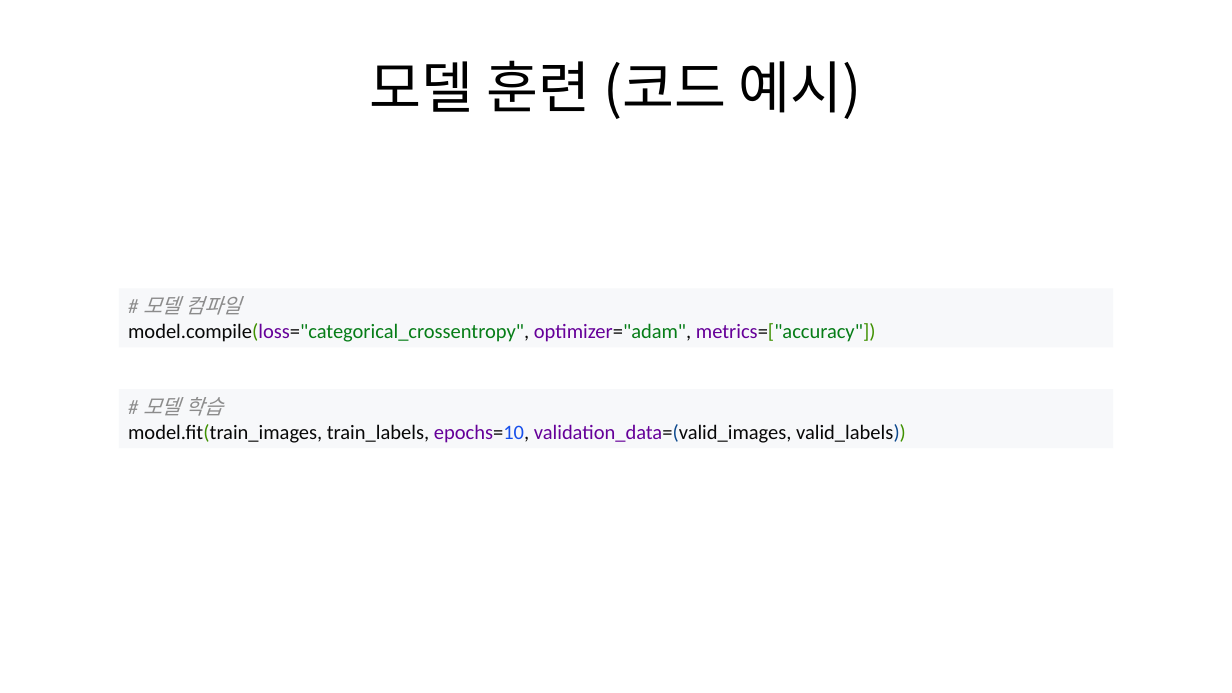
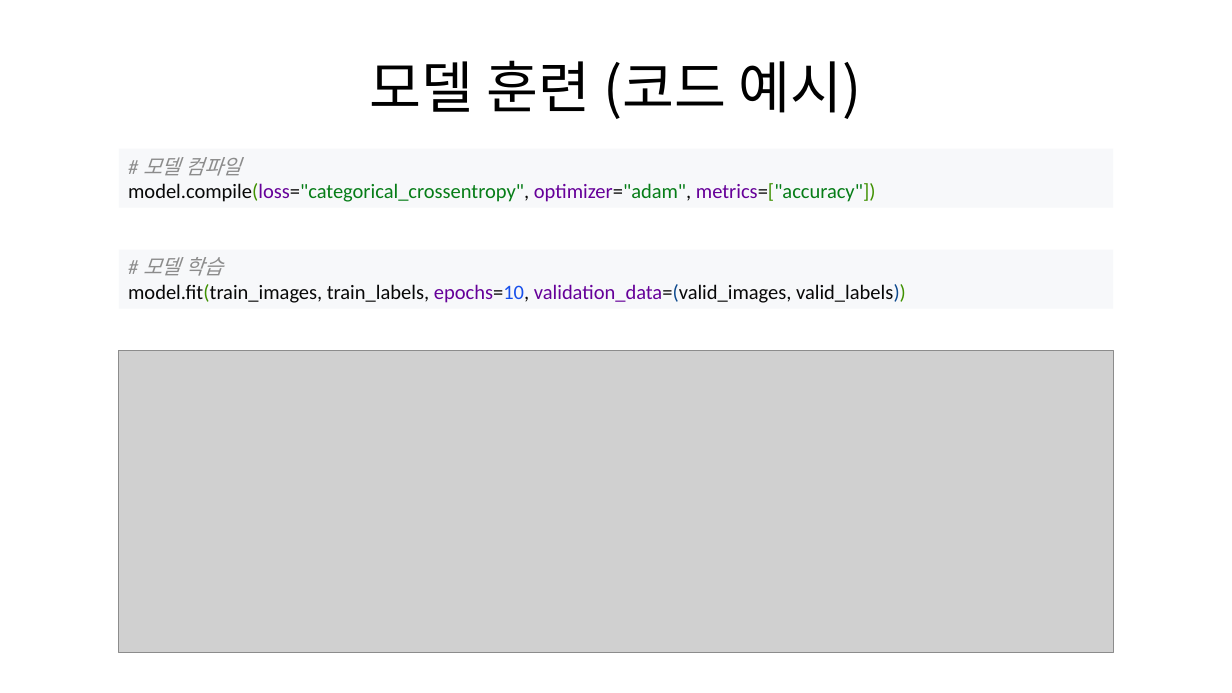
Before and after one commit to dAiv-CNU/-, a slide deck: slide 16 of 2024-1 dAiv 이미지분류 특강.pptx (slide 14 before the commit). Drawn at 1232x693 pixels with LibreOffice and Linux fonts; fonts in the diff are those of the drawing; grey boxes stand for pictures. Boxes give left, top, right and bottom in pixels: in the first picture for what was removed or moved away, otherwise in the second. Text is boxed around its words. In the diff, an @@ line names an element or a change of style, - is before the commit and + after.

```diff
--- a/2024-1 dAiv 이미지분류 특강.pptx
+++ b/2024-1 dAiv 이미지분류 특강.pptx
@@ rectangle "# 모델 컴파일 model.compile(loss="categorical_crossentropy", opti ...": place and size @@
-rectangle "# 모델 컴파일 model.compile(loss="categorical_crossentropy", opti ..." at (119, 288, 1114, 348)
+rectangle "# 모델 컴파일 model.compile(loss="categorical_crossentropy", opti ..." at (119, 149, 1114, 208)
@@ rectangle "# 모델 학습 model.fit(train_images, train_labels, ...": place and size @@
-rectangle "# 모델 학습 model.fit(train_images, train_labels, ..." at (119, 389, 1114, 448)
+rectangle "# 모델 학습 model.fit(train_images, train_labels, ..." at (119, 250, 1114, 309)
@@ picture added at (119, 350, 1114, 653) @@
```
Also in this commit, not shown: 2 other slides changed, 2 slides added, 1 other file.
